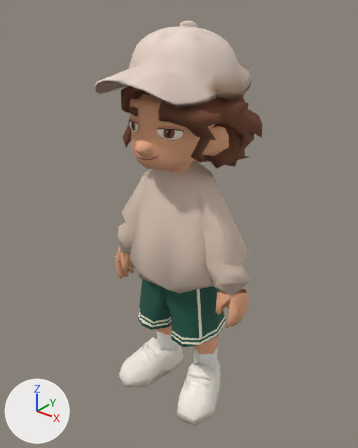
What one commit did to the Blender file docs/visual/host-q-tripo-r2s1-rfc/blender/host_q_tripo_p20_r2s1_game.blend.
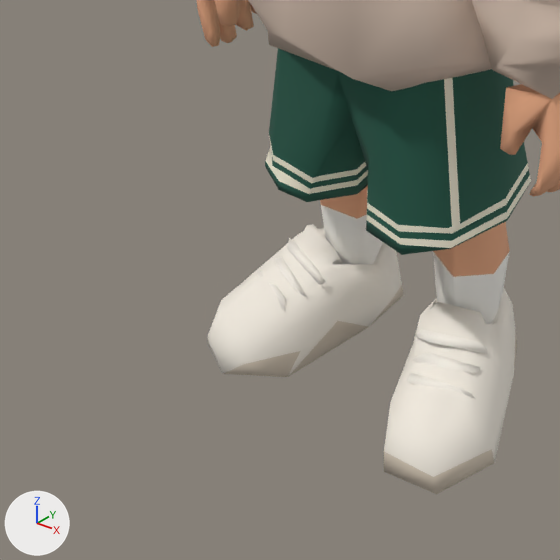
Old and new are each drawn whole from a 50 mm lens placed at (0.939, -1.203, 1.417), pointed at (-0.018, -0.006, 0.675) and again close up on the part from 14% to 66% of the width and 59% to 100% of the height. Every picture has the same lights, and +X, +Y and +Z are marked at lower left. The older version's two pictures come first.

Before the edit, the objects in view are built like this:
```python
me_hostq_sculpt_game = bpy.data.meshes.new('HostQ_Sculpt_Game')
me_hostq_sculpt_game.from_pydata(...)  # 1306 vertices, 2068 faces; spans x -0.283..0.285, y -0.218..0.227, z 0.0..1.253
me_hostq_sculpt_game.polygons.foreach_set('use_smooth', [True] * 2068)
me_hostq_sculpt_game.materials.append(mat_host_mat)
ob_hostbody = bpy.data.objects.new('HostBody', me_hostq_sculpt_game)
ob_hostbody.location = (0.0, 0.0, 0.0)
```
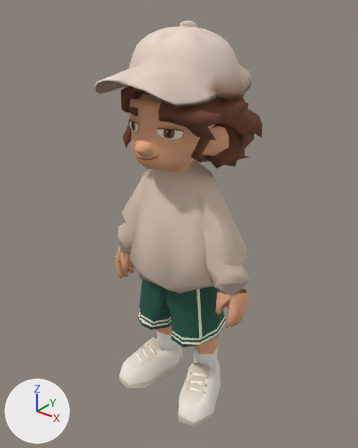
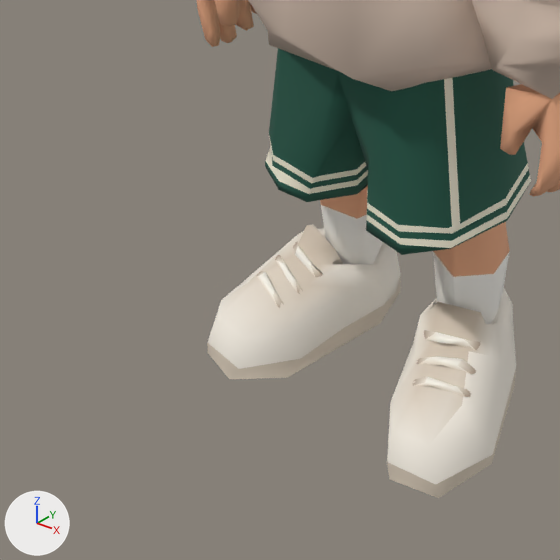
Location of each change, (x1, y1, x2, y2) in pixels of the close-ups (560 x 560 px; the box of a moved part takes in the faces that stretch with it):
'HostBody', reshaped
    before: (197, 0, 560, 494)
    after: (197, 0, 560, 498)
part 1 of me_hostq_sculpt_game, moved or reshaped
    before: (208, 244, 517, 494)
    after: (207, 244, 516, 498)
part 2 of me_hostq_sculpt_game, recoloured
    both: (208, 224, 492, 429)

The change, as a diff of the scene's bpy script:
```diff
--- a/docs/visual/host-q-tripo-r2s1-rfc/blender/host_q_tripo_p20_r2s1_game.blend.py
+++ b/docs/visual/host-q-tripo-r2s1-rfc/blender/host_q_tripo_p20_r2s1_game.blend.py
@@ me_hostq_sculpt_game @@
 # used by ob_hostbody; location = (0.0, 0.0, 0.0)
-me_hostq_sculpt_game.from_pydata(...)  # 1306 vertices, 2068 faces; spans x -0.283..0.285, y -0.218..0.227, z 0.0..1.253
+me_hostq_sculpt_game.from_pydata(...)  # 1310 vertices, 2072 faces; spans x -0.283..0.285, y -0.218..0.227, z 0.0..1.253
+# me_hostq_sculpt_game part 1
+# 2 vertices are removed from x 0.042..0.121, y 0.05..0.089, z 0.004
+# 13 faces are deleted
+# 103 vertices move from x -0.211..0.211, y -0.194..0.089, z 0.0..0.124 to x -0.21..0.21, y -0.19..0.089, z 0.0..0.125
+# 6 vertices are added at (0.113, 0.085, 0.0), (0.047, 0.044, 0.0), (-0.157, 0.03, 0.0), (0.157, 0.03, 0.0), (0.072, 0.079, 0.0), (0.072, 0.081, 0.032)
+# 15 new faces join them, smooth
+# 2 new faces join them
+# me_hostq_sculpt_game part 2: 136 kept faces spanning x -0.21..0.177, y -0.19..0.042, z 0.0..0.146 get new vertex colours
 me_hostq_sculpt_game.materials.append(mat_host_mat)
```
